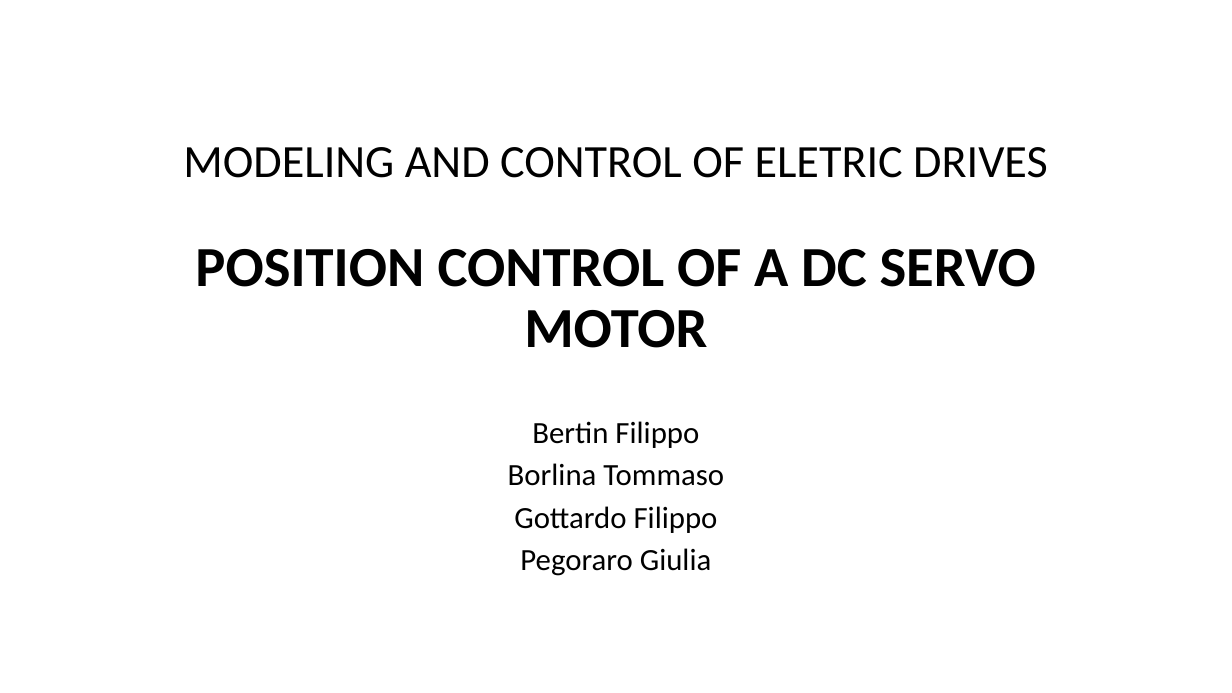
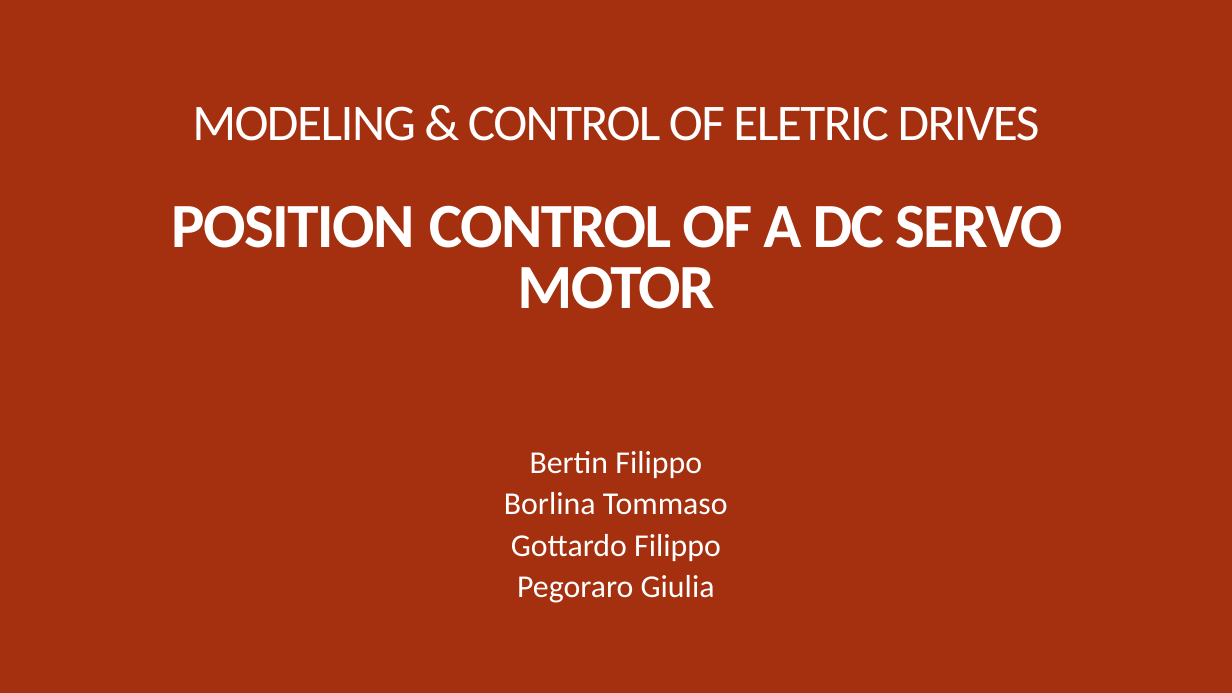
Before and after one commit to PippoGot/PRJ_SMART_SERVO, a slide deck: slide 1 of presentazione.pptx. Drawn at 1232x693 pixels with LibreOffice and Linux fonts; fonts in the diff are those of the drawing. Boxes give left, top, right and bottom in pixels: in the first picture for what was removed or moved away, otherwise in the second. Text is boxed around its words. In the diff, an @@ line names an element or a change of style, - is before the commit and + after.

```diff
--- a/presentazione.pptx
+++ b/presentazione.pptx
@@ background #FFFFFF to #A5300F @@
@@ title at [171,106,1062,309]: text changed; size 36 to 40 pt; text colour #000000 to #FFFFFF @@
-MODELING AND CONTROL OF ELETRIC DRIVES
-POSITION CONTROL OF A DC SERVO MOTOR
+MODELING & CONTROL OF ELETRIC DRIVES
+POSITION CONTROL OF A DC SERVO MOTOR
@@ subtitle "Bertin Filippo": place and size @@
-subtitle "Bertin Filippo" at [508,421,724,576]
+subtitle "Bertin Filippo" at [504,451,728,603]
@@ subtitle "Bertin Filippo" at [504,451,728,603]: size 24 to 24.8 pt, text colour #000000 to #FFFFFF; line spacing 0.8 to 0.65; more space between paragraphs @@
```
Also in this commit, not shown: 2 other slides changed, 3 slides added, 2 slides removed, 2 other files.
